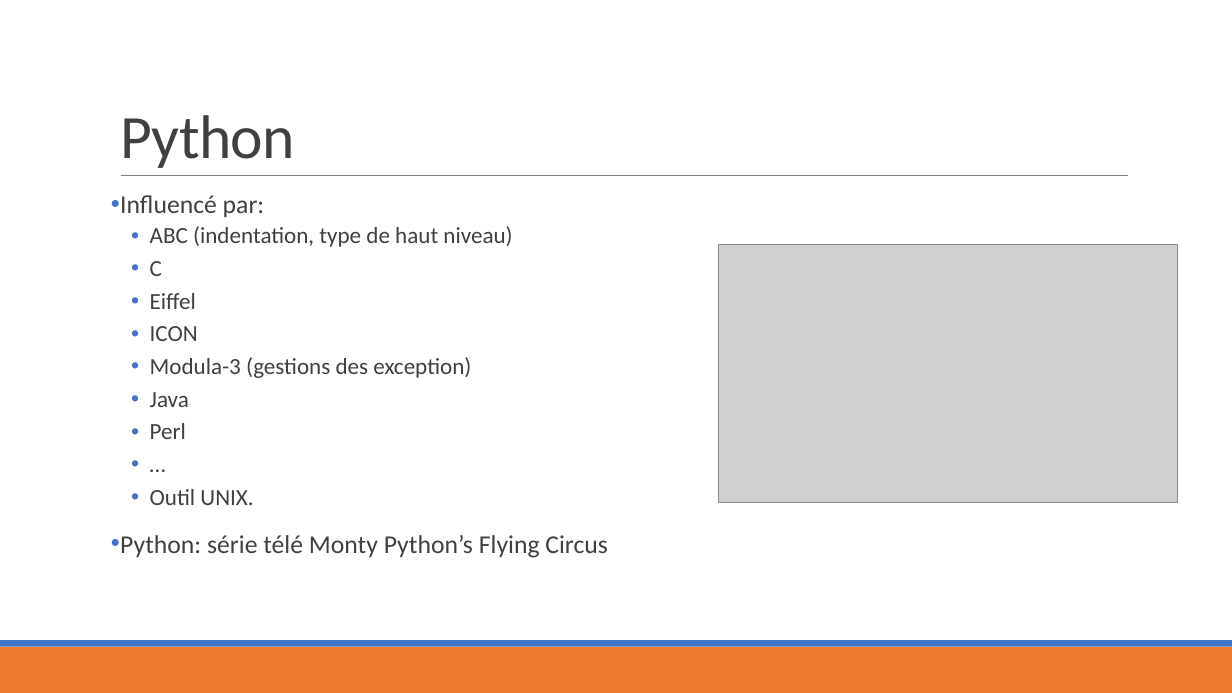
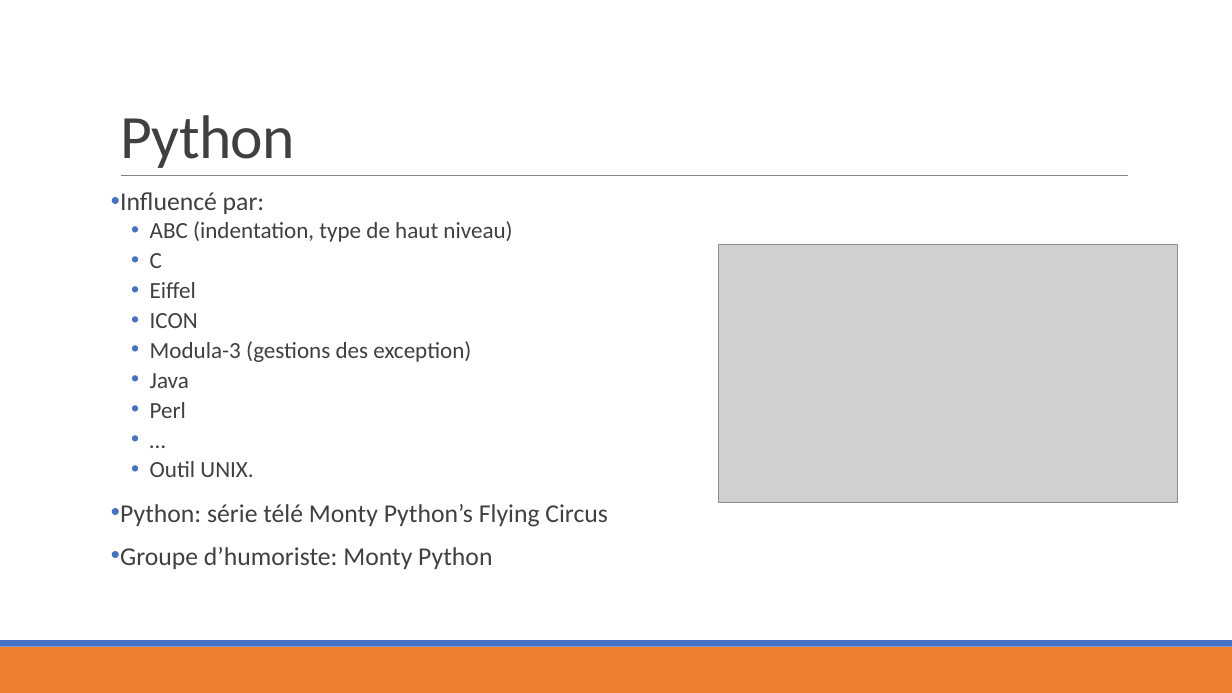
Before and after one commit to MaximeRoy1733837/ESP, a slide deck: slide 6 of Python/Défi_python.pptx. Drawn at 1232x693 pixels with LibreOffice and Linux fonts; fonts in the diff are those of the drawing; grey boxes stand for pictures. Boxes give left, top, right and bottom in pixels: in the first picture for what was removed or moved away, otherwise in the second. Text is boxed around its words. In the diff, an @@ line names an element or a change of style, - is before the commit and + after.

Commit message:
continuer power point python

```diff
--- a/Python/Défi_python.pptx
+++ b/Python/Défi_python.pptx
@@ text at bbox=[120, 192, 608, 527]: line spacing 0.9 to 0.8 @@
@@ text at bbox=[120, 547, 492, 569]: paragraph added @@
+• Groupe d’humoriste: Monty Python
```
Also in this commit, not shown: 4 other slides changed, 8 slides added, 2 slides removed, 1 other file.
